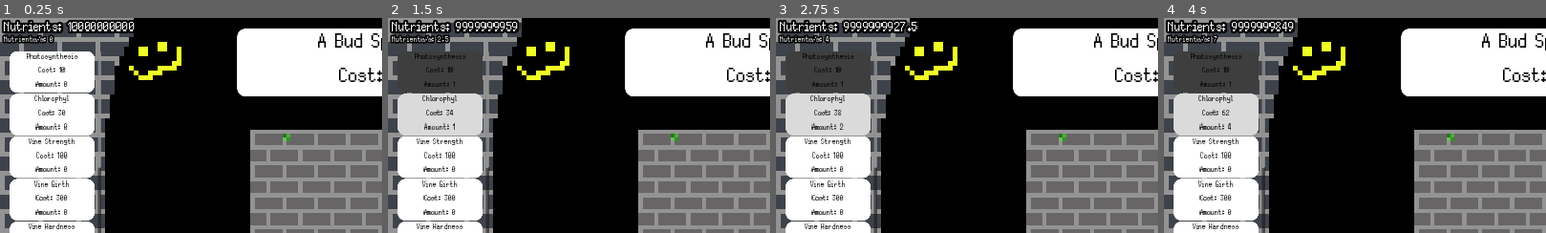
Above: before the commit, frames 1-4 (left to right).
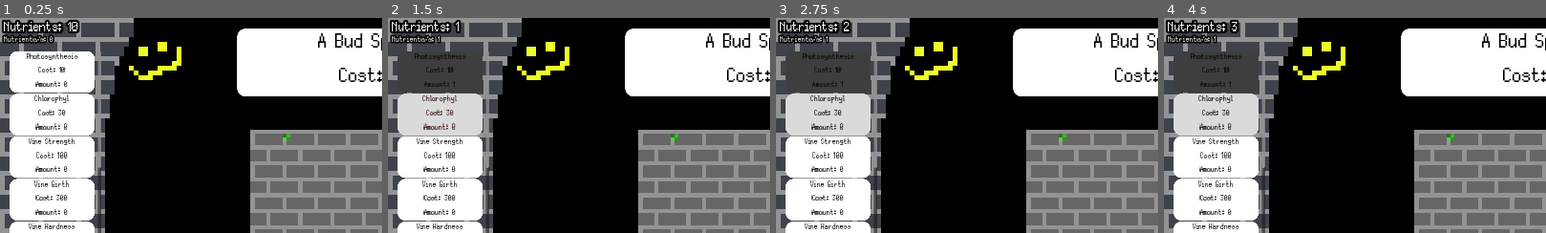
Above: after the commit, the same moments.

Repository: phoenix-of-dawn/dingo-gamejam-2025
Game: Godot game, scene res://Scenes/main.tscn
Two runs of this game, one before a commit and one after it. Both use one fixed random seed, a clock stepped at 60 frames per second and the inputs below. This scene is started directly instead of the project's main scene.
Inputs (mouse positions are % of the whole screen's width and height, from its top left):
- Up to frame 1 (0.25 s): no input
- Up to frame 2 (1.5 s): click "Photosynthesis Cost: 10 Amoun…" at 0.5 s; click "Chlorophyl Cost: 30 Amount: 0" at 1.25 s
- Up to frame 3 (2.75 s): click (7, 22) at 2 s, where only the run before the commit has a clickable "Chlorophyl Cost: 34 Amount: 1"
- Up to frame 4 (4 s): click (7, 22) at 2.75 s, where only the run before the commit has a clickable "Chlorophyl Cost: 38 Amount: 2"; click (7, 22) at 3.5 s, where only the run before the commit has a clickable "Chlorophyl Cost: 46 Amount: 3"
The pictures show only the part of the screen within x 0-50%, y 0-50%; the shares and areas given below are measured in that part.

The runs differ from the first frame. In frame 1, 0.8% of the frame differs, in the area x 20-36%, y 0-8%; in frame 2, 1.3%, in the area x 9-35%, y 0-52%; in frame 3, 1.0%; in frame 4, 1.0%.

Commit message:
Final final push

Diff:
--- a/dingo-gamejam/Scripts/main.gd
+++ b/dingo-gamejam/Scripts/main.gd
@@ -11,7 +11,6 @@
 	if Input.is_action_pressed("quit"):
 		get_tree().quit()
 
-
 func _on_vine_won() -> void:
 	get_tree().change_scene_to_file("res://Scenes/win_screen.tscn")
 
--- a/dingo-gamejam/Scripts/nutrients.gd
+++ b/dingo-gamejam/Scripts/nutrients.gd
@@ -1,6 +1,6 @@
 extends Control
 
-@export var nutrients: float = 10000000000.0
+@export var nutrients: float = 10.0
 var nutrients_per_second: float = 0.0
 
 @onready var nut_text = $NutrientCount
